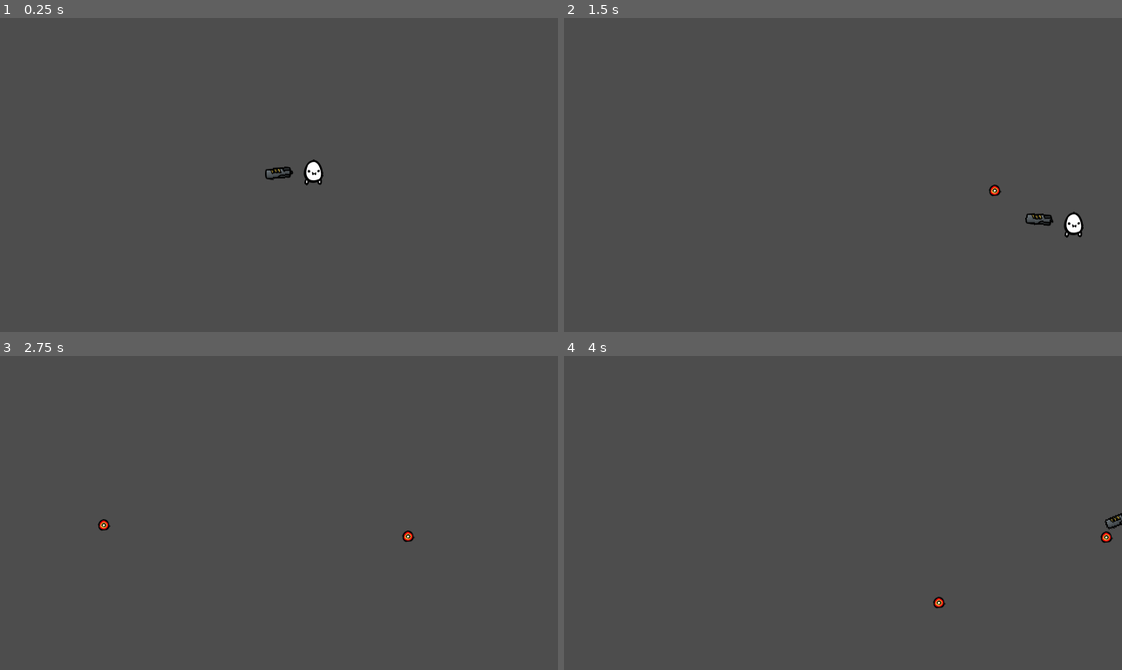
Above: before the commit, frames 1-4 (two rows, left to right).
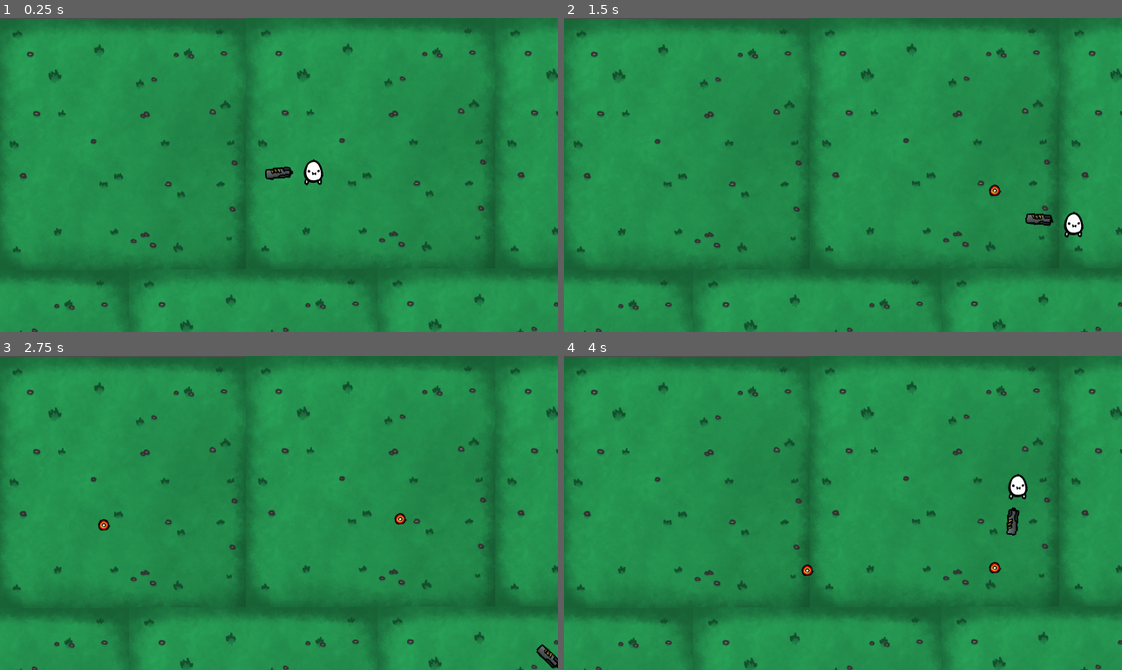
Above: after the commit, the same moments.

Repository: snowWolf350/topdown
Game: Godot game, scene res://Scenes/game.tscn
Same seed, same stepped clock (60 frames per second), same inputs: the game is played once before the commit and once after it.
Inputs (mouse positions are in pixels of both pictures, inside the frame that each line leads up to):
- Up to frame 1 (0.25 s): no input
- Up to frame 2 (1.5 s): tap Enter at 0.5 s; move the mouse to (965, 159) at 0.52 s; hold D (right) 0.53-1.28 s; click (965, 159) at 0.6 s; move the mouse to (731, 190) at 1.27 s; hold S (down) from 1.28 s (still down); click (731, 190) at 1.35 s
- Up to frame 3 (2.75 s): move the mouse to (334, 443) at 2.02 s; release S (down) at 2.03 s; hold D (right) from 2.03 s (still down); click (334, 443) at 2.1 s
- Up to frame 4 (4 s): move the mouse to (815, 575) at 2.77 s; release D (right) at 2.78 s; hold W (up) 2.78-3.53 s; click (815, 575) at 2.85 s; move the mouse to (1010, 560) at 3.52 s; hold A (left) from 3.53 s (still down); click (1010, 560) at 3.6 s

The runs differ from the first frame. In frame 1, 99% of the frame differs, in the area x 0-100%, y 0-100%; in frame 2, 99%; in frame 3, 100%; in frame 4, 100%.

Commit message:
Added bg

Diff:
--- a/Scenes/game.tscn
+++ b/Scenes/game.tscn
@@ -3,6 +3,7 @@
 [ext_resource type="Script" uid="uid://4ryior8cipbc" path="res://Scripts/character_body_2d.gd" id="1_qxrlw"]
 [ext_resource type="Texture2D" uid="uid://bx8g4eia8pwb7" path="res://Assets/sPlayerIdle_strip4.png" id="2_qxrlw"]
 [ext_resource type="Texture2D" uid="uid://dskdyiiepjuv2" path="res://Assets/sGun.png" id="3_wrm1d"]
+[ext_resource type="Texture2D" uid="uid://conc6unhvegjh" path="res://Assets/sMap.png" id="4_3dryh"]
 
 [sub_resource type="RectangleShape2D" id="RectangleShape2D_cuoye"]
 
@@ -74,3 +75,60 @@
 position = Vector2(315, -6)
 rotation = -3.1289275
 shape = SubResource("WorldBoundaryShape2D_cuoye")
+
+[node name="wall2" type="StaticBody2D" parent="." unique_id=1664777340]
+position = Vector2(328, 385)
+rotation = 3.1415927
+metadata/_edit_group_ = true
+
+[node name="CollisionShape2D" type="CollisionShape2D" parent="wall2" unique_id=836982269]
+rotation = -3.1289275
+shape = SubResource("WorldBoundaryShape2D_cuoye")
+
+[node name="wall3" type="StaticBody2D" parent="." unique_id=327441389]
+position = Vector2(-47, 195)
+rotation = 4.712389
+metadata/_edit_group_ = true
+
+[node name="CollisionShape2D" type="CollisionShape2D" parent="wall3" unique_id=1101350379]
+rotation = -3.1289275
+shape = SubResource("WorldBoundaryShape2D_cuoye")
+
+[node name="wall4" type="StaticBody2D" parent="." unique_id=766929760]
+position = Vector2(666, 176)
+rotation = 1.5707964
+metadata/_edit_group_ = true
+
+[node name="CollisionShape2D" type="CollisionShape2D" parent="wall4" unique_id=1673541304]
+rotation = -3.1289275
+shape = SubResource("WorldBoundaryShape2D_cuoye")
+
+[node name="bg" type="Sprite2D" parent="." unique_id=64328035]
+z_index = -10
+position = Vector2(141, 145)
+texture = ExtResource("4_3dryh")
+
+[node name="bg2" type="Sprite2D" parent="." unique_id=1495094475]
+z_index = -10
+position = Vector2(426, 144)
+texture = ExtResource("4_3dryh")
+
+[node name="bg3" type="Sprite2D" parent="." unique_id=1553191058]
+z_index = -10
+position = Vector2(712, 144)
+texture = ExtResource("4_3dryh")
+
+[node name="bg4" type="Sprite2D" parent="." unique_id=717682384]
+z_index = -10
+position = Vector2(4, 433)
+texture = ExtResource("4_3dryh")
+
+[node name="bg5" type="Sprite2D" parent="." unique_id=862475393]
+z_index = -10
+position = Vector2(292, 432)
+texture = ExtResource("4_3dryh")
+
+[node name="bg6" type="Sprite2D" parent="." unique_id=690144698]
+z_index = -10
+position = Vector2(577, 431)
+texture = ExtResource("4_3dryh")
